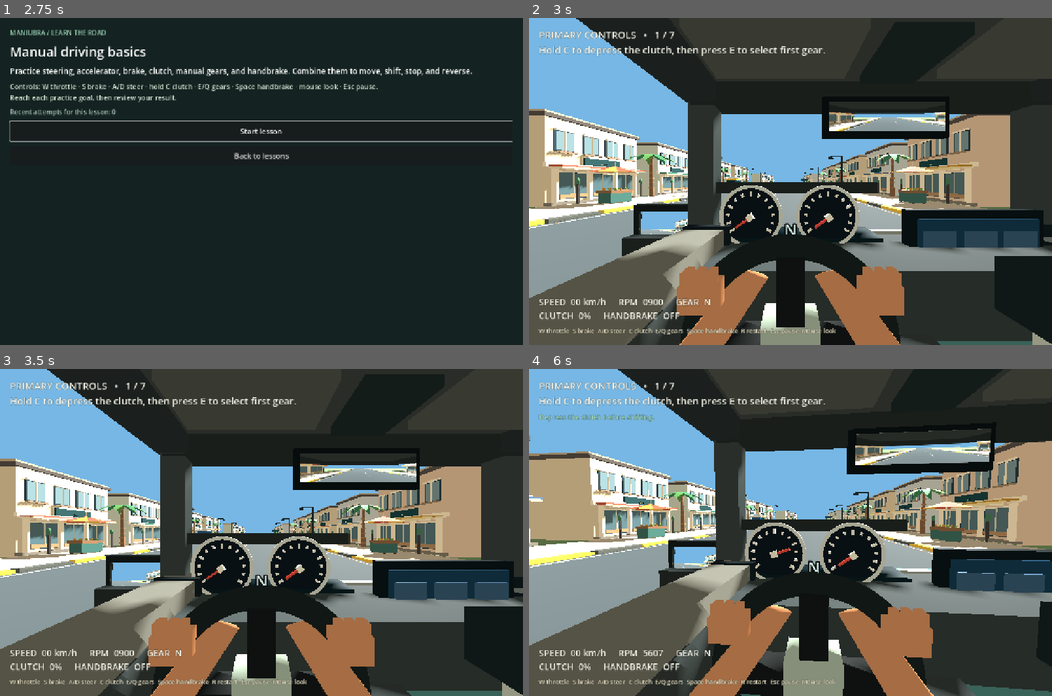
Above: before the commit, frames 1-4 (two rows, left to right).
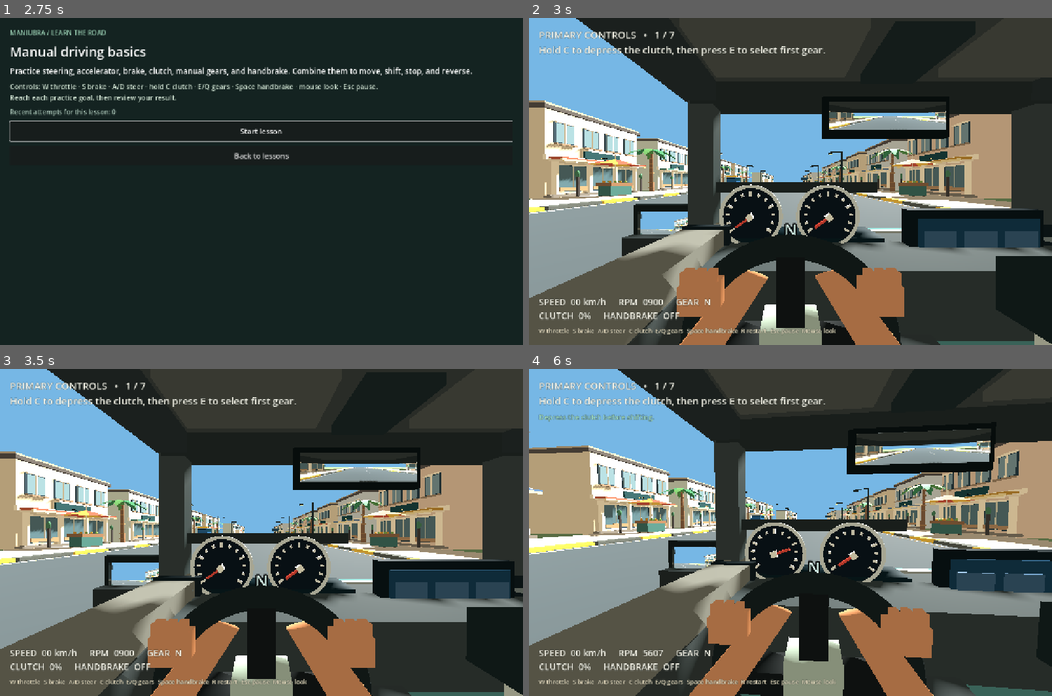
Above: after the commit, the same moments.

Repository: IamDalemark/maniubra-prototype
Game: Godot game, scene res://scenes/app.tscn
Same seed, same stepped clock (60 frames per second), same inputs: the game is played once before the commit and once after it.
Inputs (mouse positions are in pixels of both pictures, inside the frame that each line leads up to):
- Up to frame 1 (2.75 s): click "Courses" at 0.5 s; click (135, 132) at 1.27 s; click (135, 129) at 2 s
- Up to frame 2 (3 s): click "Start lesson" at 2.75 s
- Up to frame 3 (3.5 s): no input
- Up to frame 4 (6 s): tap E (drive_gear_up) at 3.5 s; move the mouse to (816, 532) at 3.52 s; hold W (drive_throttle) 3.53-4.28 s; hold E (drive_gear_up) from 3.53 s (still down); click (816, 532) at 3.67 s; move the mouse to (764, 532) at 4.27 s; tap C (drive_clutch) at 4.35 s; tap W (drive_throttle) at 4.55, 5.85 s; move the mouse to (800, 525) at 5.02 s; hold W (drive_throttle) 5.03-5.78 s; move the mouse to (785, 539) at 5.77 s; click (785, 539) at 5.92 s

Frame 1 is identical in both runs. In frame 2, 11% of the frame differs, in the area x 0-100%, y 3-100%; in frame 3, 11%; in frame 4, 12%, in the area x 0-100%, y 18-100%.

Commit message:
Lower sedan and tune rollover resistance

Diff:
--- a/scripts/primary_controls.gd
+++ b/scripts/primary_controls.gd
@@ -42,7 +42,7 @@
 func _ready() -> void:
 	_build_yard()
 	sedan = SEDAN_SCENE.instantiate()
-	sedan.position = Vector3(-2.7, 0.65, -42)
+	sedan.position = Vector3(-2.7, -0.05, -42)
 	add_child(sedan)
 	sedan.shift_rejected.connect(_on_shift_rejected)
 	_build_ui()
@@ -153,7 +153,7 @@
 	remove_child(old)
 	old.queue_free()
 	sedan = SEDAN_SCENE.instantiate()
-	sedan.position = Vector3(-2.7, 0.65, -42)
+	sedan.position = Vector3(-2.7, -0.05, -42)
 	add_child(sedan)
 	sedan.shift_rejected.connect(_on_shift_rejected)
 	start_attempt(_context)
--- a/scripts/sedan.gd
+++ b/scripts/sedan.gd
@@ -125,9 +125,9 @@
 func _build_vehicle() -> void:
 	var collision := CollisionShape3D.new()
 	var shape := BoxShape3D.new()
-	shape.size = Vector3(1.82, 0.8, 4.05)
+	shape.size = Vector3(1.82, 0.74, 4.05)
 	collision.shape = shape
-	collision.position.y = 0.55
+	collision.position.y = 0.62
 	add_child(collision)
 	var roof_collision := CollisionShape3D.new()
 	var roof_shape := BoxShape3D.new()
@@ -138,7 +138,9 @@
 	for x in [-0.79, 0.79]:
 		for z in [-1.37, 1.37]:
 			var wheel := VehicleWheel3D.new()
-			wheel.position = Vector3(x, 0, z)
+			# Raise the suspension mounts relative to the chassis. This puts the
+			# vehicle origin/center of gravity low without shrinking the wheels.
+			wheel.position = Vector3(x, 0.50, z)
 			wheel.wheel_radius = 0.36
 			wheel.wheel_rest_length = 0.18
 			wheel.suspension_stiffness = 58.0
@@ -147,6 +149,8 @@
 			wheel.damping_compression = 1.35
 			wheel.damping_relaxation = 1.55
 			wheel.wheel_friction_slip = 1.0
+			# Keep ordinary cornering planted while allowing an extreme turn to tip.
+			wheel.wheel_roll_influence = 0.65
 			wheel.use_as_steering = z > 0
 			wheel.use_as_traction = z < 0
 			add_child(wheel)
--- /dev/null
+++ b/tests/vehicle_stability.gd
@@ -0,0 +1,63 @@
+extends SceneTree
+## Flat-road cornering regression for the sedan's ride height and rollover.
+
+
+func _initialize() -> void:
+	call_deferred("verify")
+
+
+func verify() -> void:
+	var ordinary := await _run_corner(200)
+	assert(ordinary["speed_before_turn"] > 7.0)
+	assert(ordinary["max_lean_degrees"] < 15.0)
+	assert(ordinary["minimum_wheel_contacts"] >= 3)
+	assert(ordinary["settled_body_y"] < 0.0)
+
+	var severe := await _run_corner(400)
+	assert(severe["speed_before_turn"] > 14.0)
+	assert(severe["max_lean_degrees"] > 45.0)
+	assert(severe["minimum_wheel_contacts"] < 3)
+	print("PASS: ordinary corner stays planted; high-speed full-lock turn can tip")
+	quit()
+
+
+func _run_corner(acceleration_frames: int) -> Dictionary:
+	var world := Node3D.new()
+	root.add_child(world)
+	var ground := StaticBody3D.new()
+	ground.position.y = -0.12
+	var ground_shape := CollisionShape3D.new()
+	var shape := BoxShape3D.new()
+	shape.size = Vector3(500, 0.1, 500)
+	ground_shape.shape = shape
+	ground.add_child(ground_shape)
+	world.add_child(ground)
+
+	var car = load("res://scenes/vehicles/sedan.tscn").instantiate()
+	car.position = Vector3(0, -0.05, 0)
+	world.add_child(car)
+	car.gearbox.gear = 1
+	Input.action_press("drive_throttle")
+	for index in acceleration_frames:
+		await physics_frame
+	var result := {
+		"speed_before_turn": car.speed_mps(),
+		"settled_body_y": car.global_position.y,
+		"max_lean_degrees": 0.0,
+		"minimum_wheel_contacts": 4,
+	}
+	Input.action_press("drive_right")
+	for index in 240:
+		await physics_frame
+		var upright: float = car.global_basis.y.dot(Vector3.UP)
+		result["max_lean_degrees"] = maxf(result["max_lean_degrees"], rad_to_deg(acos(clampf(upright, -1.0, 1.0))))
+		var wheel_contacts := 0
+		for child in car.get_children():
+			if child is VehicleWheel3D and child.is_in_contact():
+				wheel_contacts += 1
+		result["minimum_wheel_contacts"] = mini(result["minimum_wheel_contacts"], wheel_contacts)
+	Input.action_release("drive_throttle")
+	Input.action_release("drive_right")
+	world.queue_free()
+	await process_frame
+	return result
Not shown, added: tests/vehicle_stability.gd.uid
Not shown, changed: README.md
Not shown, changed: docs/AGENT_IMPLEMENTATION.md
Not shown, changed: docs/ARCHITECTURE.md
